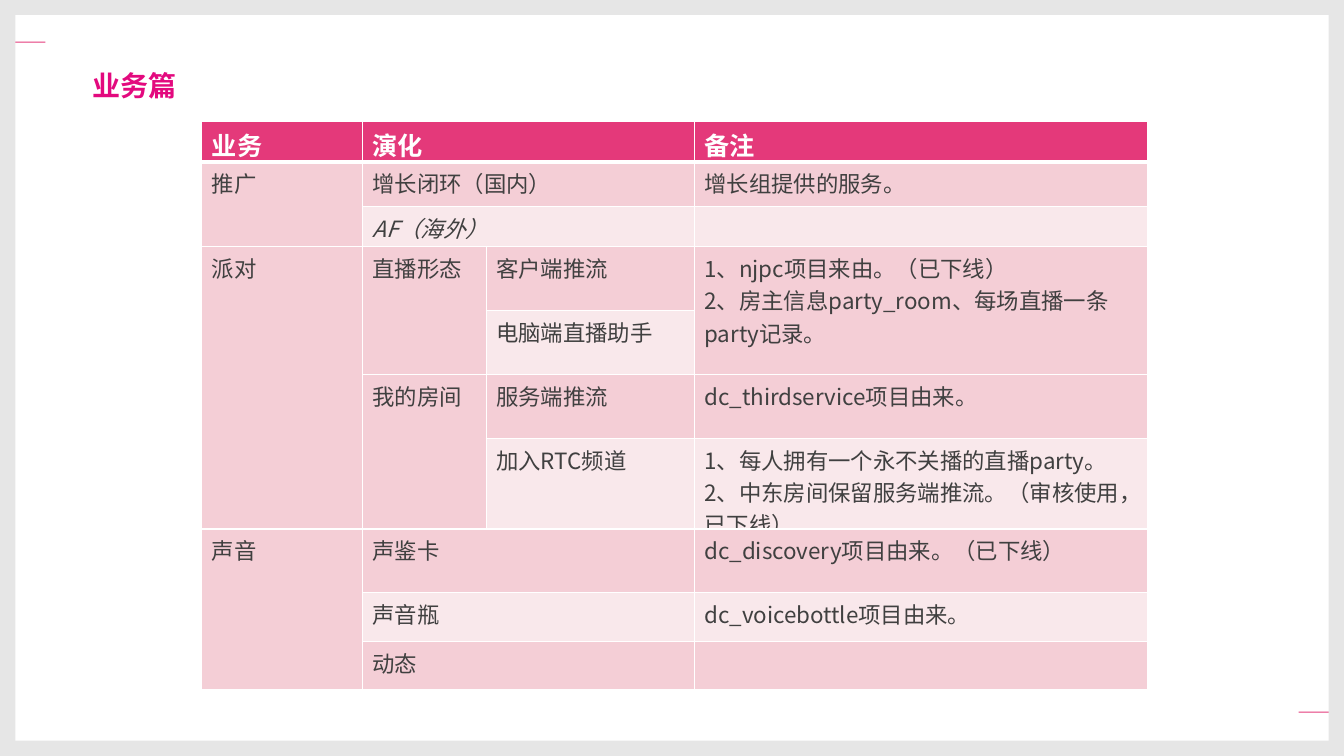
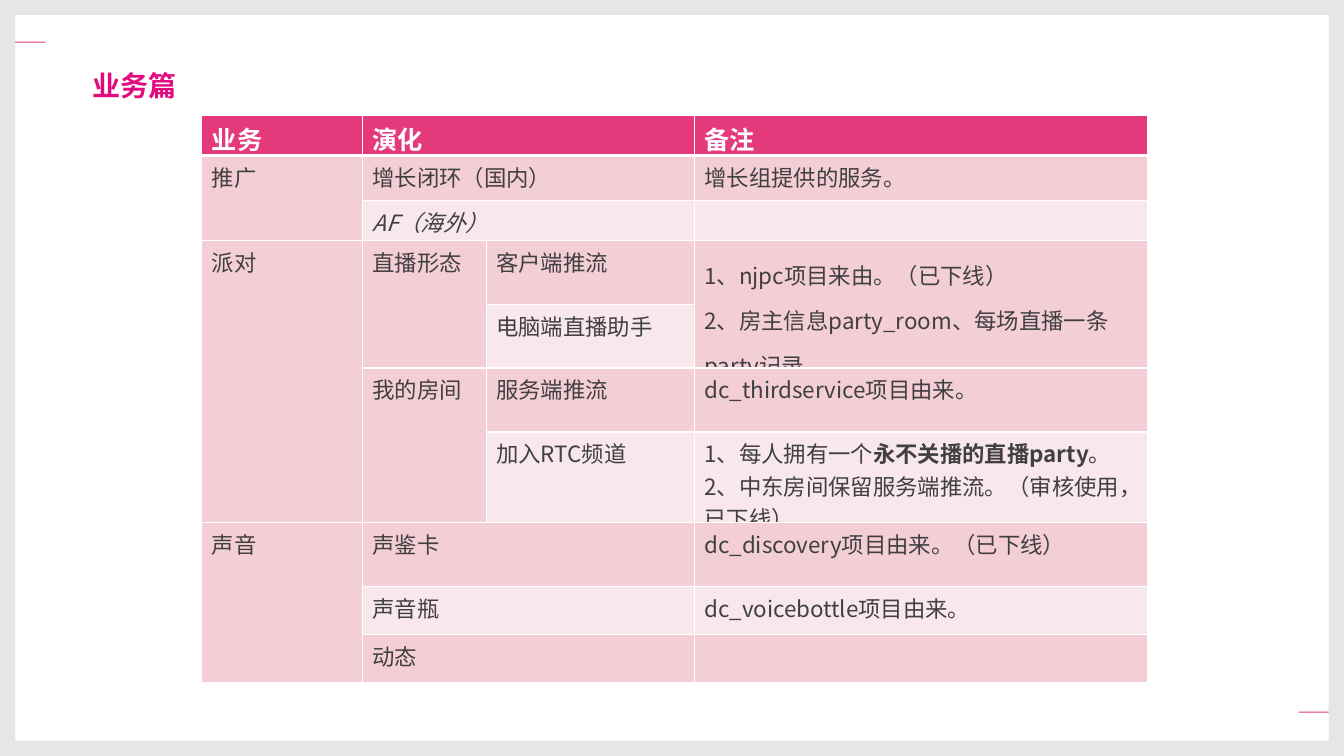
Before and after one commit to xiejuntao/growth, a slide deck: slide 27 of Review/TIYA服务这三年.pptx. Drawn at 1344x756 pixels with LibreOffice and Linux fonts; fonts in the diff are those of the drawing; background and template pictures are left out. Boxes give left, top, right and bottom in pixels: in the first picture for what was removed or moved away, otherwise in the second. Text is boxed around its words. In the diff, an @@ line names an element or a change of style, - is before the commit and + after.

```diff
--- a/Review/TIYA服务这三年.pptx
+++ b/Review/TIYA服务这三年.pptx
@@ table at (202,115,1148,683) @@
@@ bold on in "1、每人拥有一个永不关播的直播party。" @@
@@ line spacing 0.95 to 1.4 @@
@@ line spacing 0.95 to 1 @@
@@ table: place and size @@
-table at (202,122,1148,690)
+table at (202,115,1148,683)
```
Also in this commit, not shown: 13 other slides changed, 2 other files.
